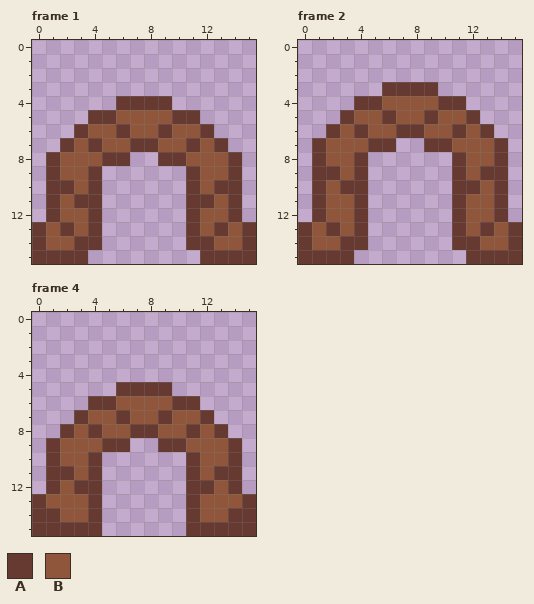
Two states of a pixel-art file, graphics/worm_idle.aseprite. This is how it looked before the edit.
16x16 pixels, 4 frames. Shown: frame 1, frame 2, frame 4. The commit also changed other frames, which this record leaves out.
Palette (. is transparent): A #663931  B #8f563b
Pixels before, frame 1, first column x 0:
 4 ......AAAA......
 5 ....AABBBBAA....
 6 ...ABBABBABBA...
 7 ..ABABBAABBABA..
 8 .ABBBAA..AABBBA.
 9 .ABBA......ABBA.
10 .AABA......ABAA.
11 .ABAA......AABA.
12 .ABBA......ABBA.
13 ABABA......ABABA
14 ABBAA......AABBA
15 AAAA........AAAA
Pixels before, frame 2, first column x 0:
 3 ......AAAA......
 4 ....AABBBBAA....
 5 ...ABBABBABBA...
 6 ..ABABBAABBABA..
 7 .ABBBAA..AABBBA.
 8 .ABBA......ABBA.
 9 .AABA......ABAA.
10 .ABAA......AABA.
11 .ABBA......ABBA.
12 .ABBA......ABBA.
13 ABABA......ABABA
14 ABBAA......AABBA
15 AAAA........AAAA
Pixels before, frame 4, first column x 0:
 5 ......AAAA......
 6 ....AABBBBAA....
 7 ...ABBABBABBA...
 8 ..ABABBAABBABA..
 9 .ABBBAA..AABBBA.
10 .ABBA......ABBA.
11 .AABA......ABAA.
12 .ABAA......AABA.
13 ABBBA......ABBBA
14 AABBA......ABBAA
15 AAAAA......AAAAA
And afterwards:
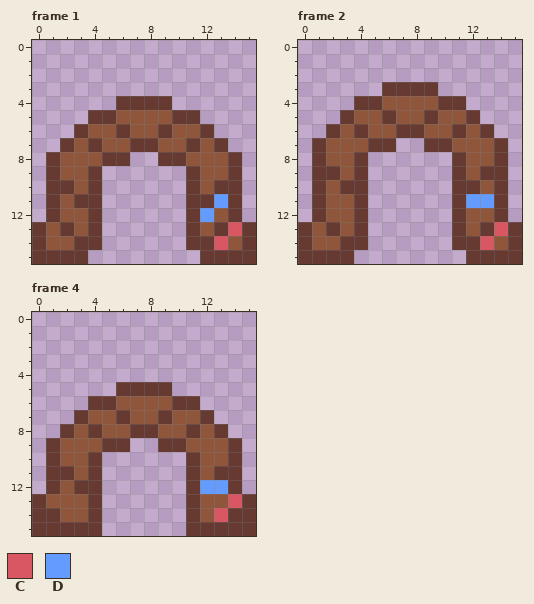
Colours new in this view: C #d95763  D #639bff
From old to new:
Changed rows in their new state; - is an unchanged pixel.
Frame 1:
first column x 12:
11 -D-
12 D--
13 --C
14 -C-
Frame 2:
first column x 12:
11 DD-
13 --C
14 -C-
Frame 4:
first column x 12:
12 DD-
13 --C
14 -C-
Where, in picture pixels (left, top, right, bottom), the same in both pictures:
changed: (200, 194, 242, 250)
changed: (466, 194, 508, 250)
changed: (200, 480, 242, 522)
